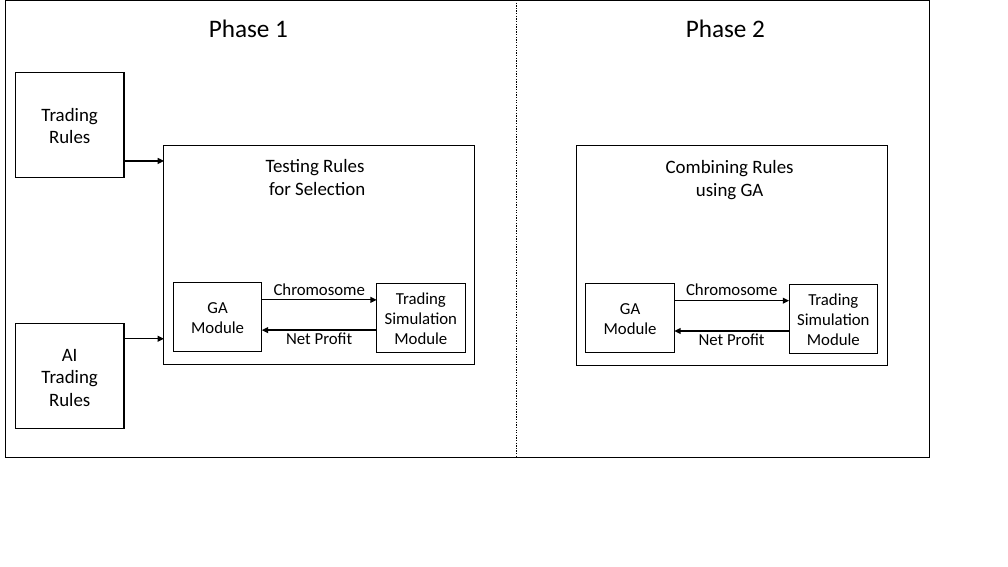
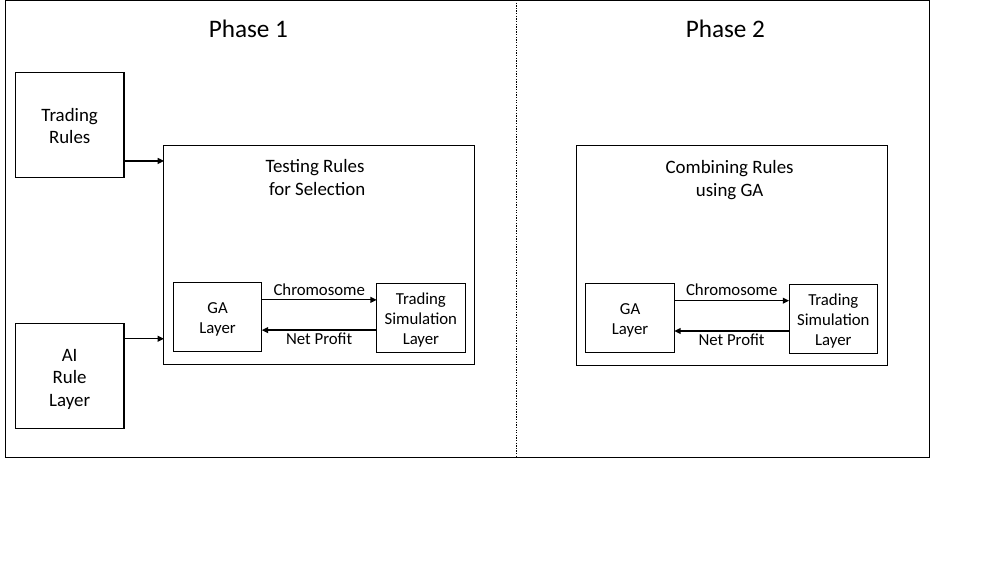
Before and after one commit to marco82ger/AI_forex_fisichella_garolla, a slide deck: slide 1 of Img/framework.pptx. Drawn at 1008x567 pixels with LibreOffice and Linux fonts; fonts in the diff are those of the drawing. Boxes give left, top, right and bottom in pixels: in the first picture for what was removed or moved away, otherwise in the second. Text is boxed around its words. In the diff, an @@ line names an element or a change of style, - is before the commit and + after.

```diff
--- a/Img/framework.pptx
+++ b/Img/framework.pptx
@@ text in rectangle at (x1=385, y1=292, x2=457, y2=347): text changed @@
-Trading Simulation Module
+Trading Simulation Layer
@@ text in rectangle at (x1=797, y1=293, x2=869, y2=348): text changed @@
-Trading Simulation Module
+Trading Simulation Layer
@@ text in rectangle at (x1=199, y1=322, x2=235, y2=336): text changed @@
-Module
+Layer
@@ text in rectangle at (x1=612, y1=323, x2=648, y2=337): text changed @@
-Module
+Layer
@@ text in rectangle at (x1=49, y1=370, x2=90, y2=409): text changed @@
-Trading Rules
+Rule
+Layer
```
Also in this commit, not shown: 24 other files.
